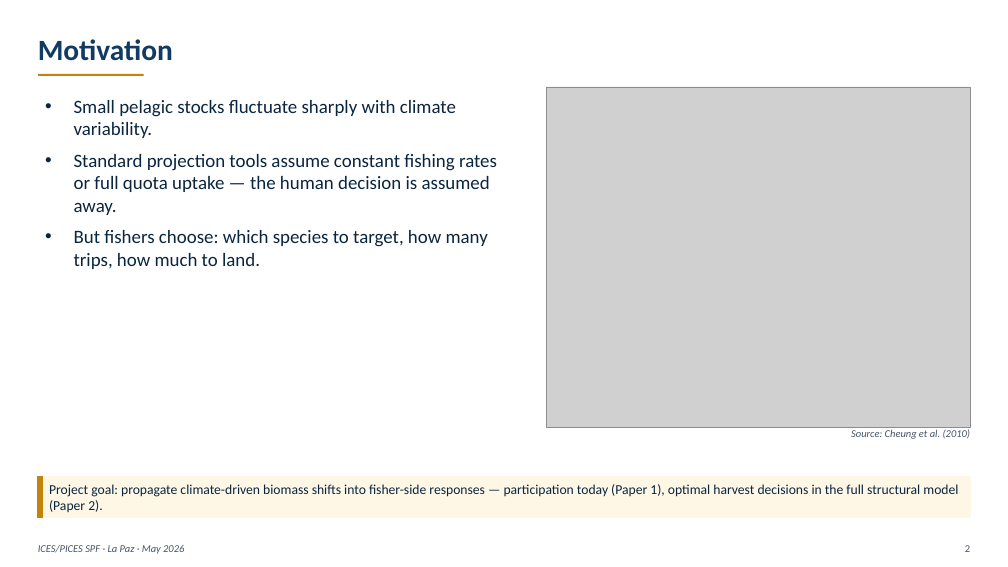
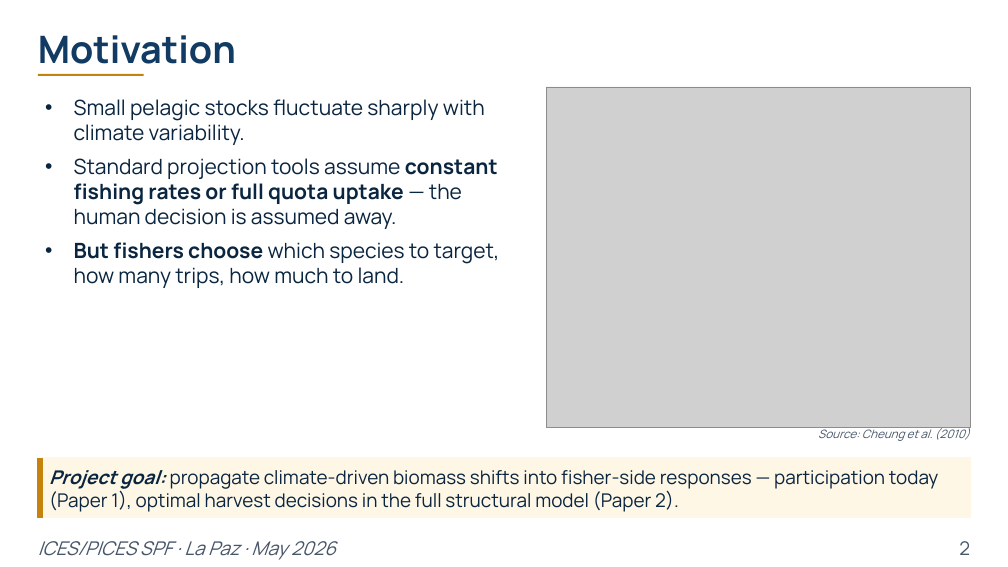
Before and after one commit to fquezadae/Impact-of-Environmental-Variability-on-Harvest, a slide deck: slide 2 of slides/slides_PICES.pptx. Drawn at 1008x567 pixels with LibreOffice and Linux fonts; fonts in the diff are those of the drawing; grey boxes stand for pictures. Boxes give left, top, right and bottom in pixels: in the first picture for what was removed or moved away, otherwise in the second. Text is boxed around its words. In the diff, an @@ line names an element or a change of style, - is before the commit and + after.

```diff
--- a/slides/slides_PICES.pptx
+++ b/slides/slides_PICES.pptx
@@ text "Motivation" at [38,35,236,75]: size 28 to 36 pt, font Calibri to Manrope @@
@@ text at [74,99,498,229]: size 18 to 20 pt, font Calibri to Manrope in "Small pelagic stocks fluctuate sharply with climate ...", "Standard projection tools assume constant fishing rates ..."; bold on in "constant fishing rates or full quota uptake" @@
@@ text at [74,242,500,288]: text changed; size 18 to 20 pt; font Calibri to Manrope @@
-• But fishers choose: which species to target, how many trips, how much to land.
+• But fishers choose which species to target, how many trips, how much to land.
@@ text "Source: Cheung et al. (2010)" at [818,427,970,441]: size 10 to 11 pt, font Calibri to Manrope @@
@@ rectangle: place and size @@
-rectangle at [38,476,42,518]
+rectangle at [38,459,42,518]
@@ rectangle: place and size @@
-rectangle at [38,476,970,518]
+rectangle at [42,457,970,518]
@@ text "Project goal: propagate climate-driven biomass ...": place and size @@
-text "Project goal: propagate climate-driven biomass ..." at [49,484,958,512]
+text "Project goal: propagate climate-driven biomass ..." at [49,470,938,512]
@@ text "Project goal: propagate climate-driven biomass ..." at [49,470,938,512]: size 13 to 18 pt, font Calibri to Manrope; bold on, italic on in "Project goal:" @@
@@ text "ICES/PICES SPF · La Paz ..." at [38,541,336,560]: size 10 to 18 pt, font Calibri to Manrope @@
@@ text "2" at [959,541,970,555]: size 10 to 18 pt, font Calibri to Manrope @@
```
Also in this commit, not shown: 9 other slides changed, 2 other files.
